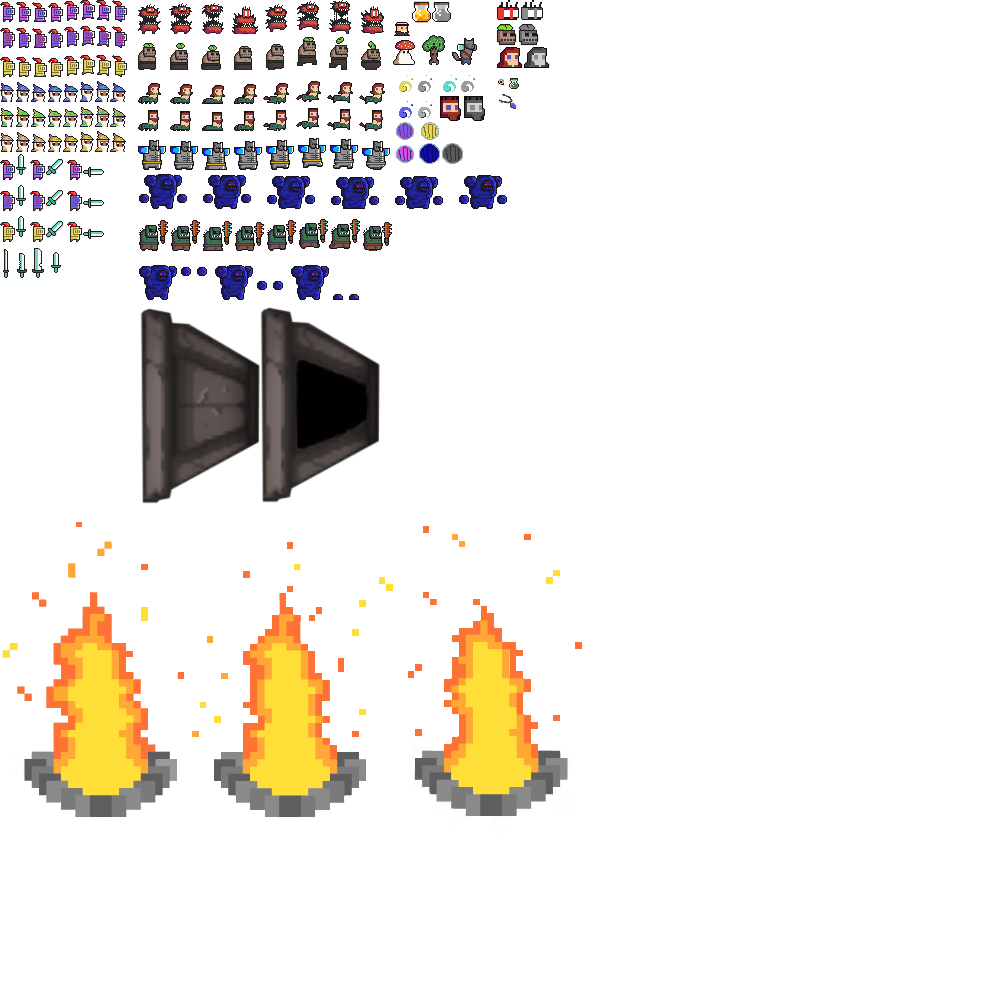
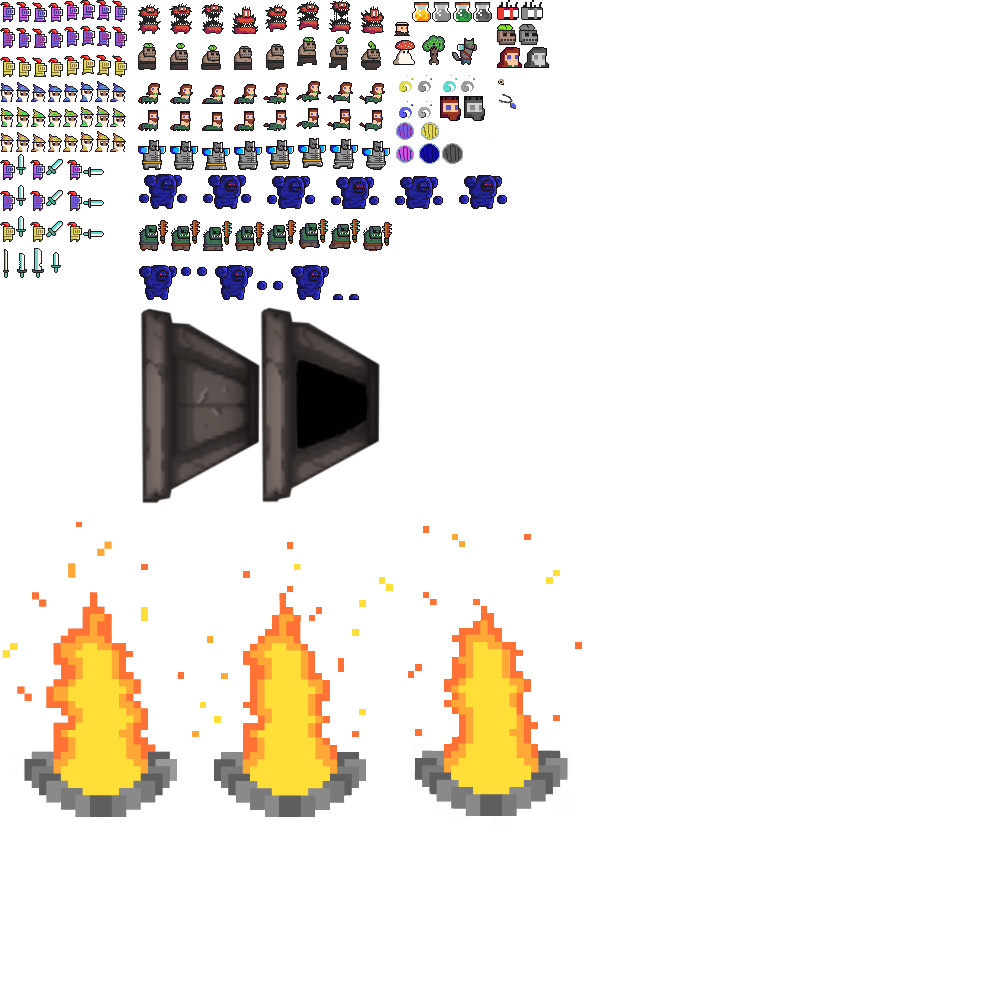
Comparing the layer stacks of the two 1000x1000 images. Changes:
painted on "Background" over bbox(413, 1, 519, 89)
